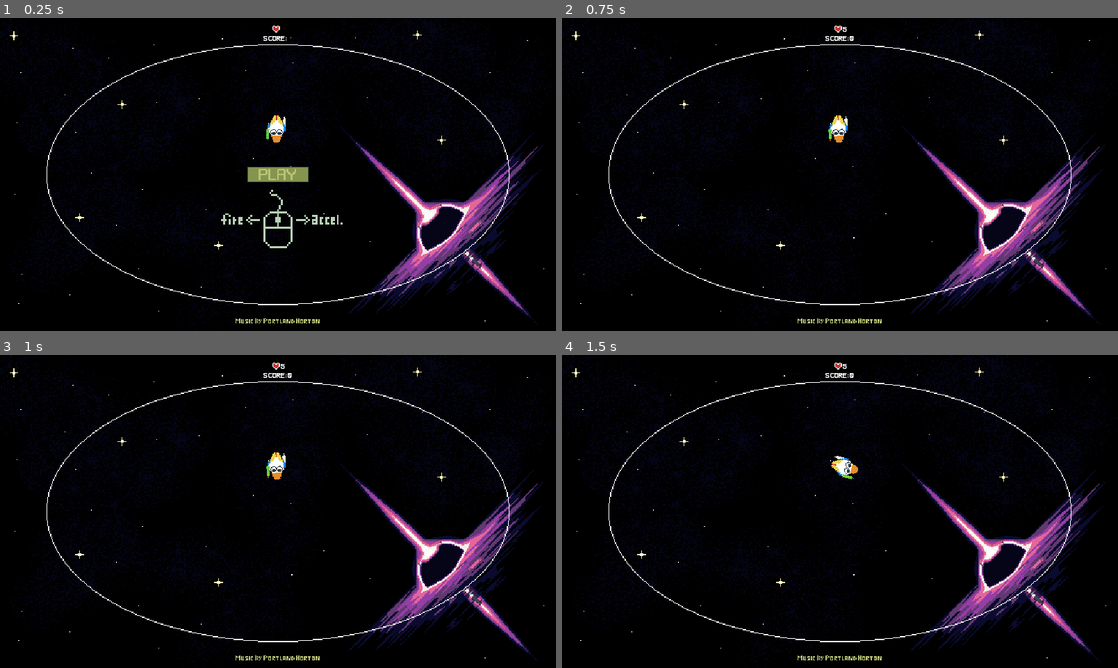
Above: before the commit, frames 1-4 (two rows, left to right).
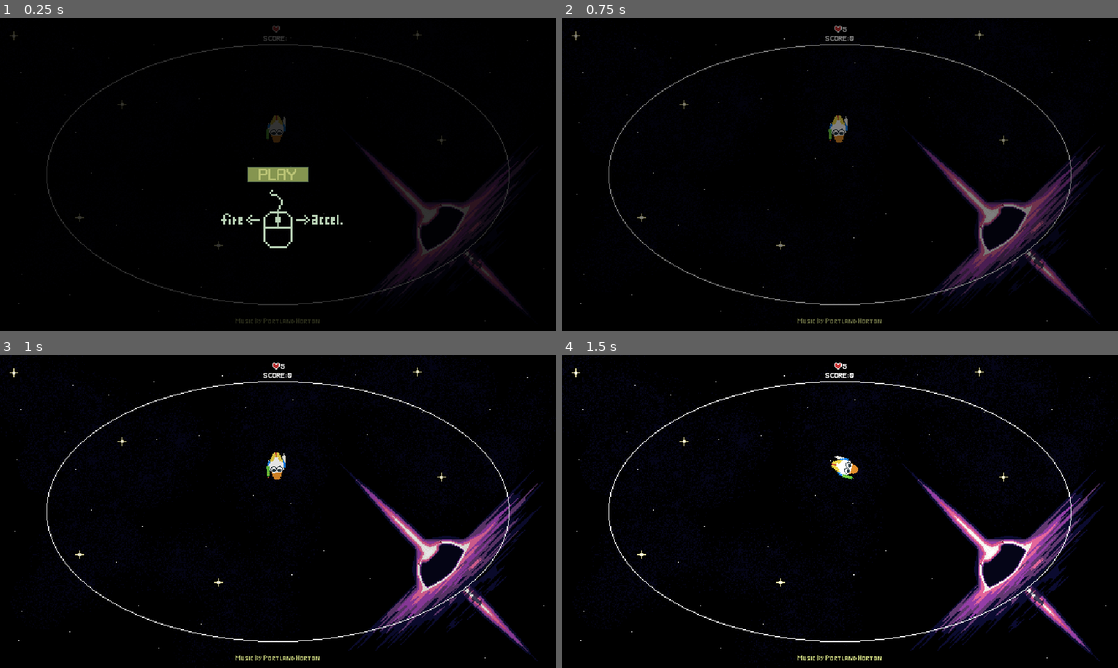
Above: after the commit, the same moments.

Repository: rocketCarlos/GalacticCrestedDuck
Game: Godot game, scene res://scenes/MainScene/main_scene.tscn
Same seed, same stepped clock (60 frames per second), same inputs: the game is played once before the commit and once after it. Sound files missing from this copy of the repository are replaced by a short silence.
Inputs (mouse positions are in pixels of both pictures, inside the frame that each line leads up to):
- Up to frame 1 (0.25 s): no input
- Up to frame 2 (0.75 s): click "Game over! Try again?" at 0.5 s
- Up to frame 3 (1 s): no input
- Up to frame 4 (1.5 s): move the mouse to (962, 495) at 1.27 s; hold Right mouse button (Accelerate) from 1.28 s (still down)

The runs differ from the first frame. In frame 1, 6.6% of the frame differs, in the area x 1-98%, y 2-98%; in frame 2, 6.6%; in frame 3, 1.2%; in frame 4, nothing differs.

Commit message:
improved general experience

Diff:
--- a/scenes/MainScene/main_scene.gd
+++ b/scenes/MainScene/main_scene.gd
@@ -16,6 +16,7 @@
 @onready var background_music = $BackgroundMusic
 @onready var play_sound = $PlayButton/PlaySound
 @onready var game_over_sfx = $GameOver
+@onready var black_cover = $ColorRect
 #endregion
 
 # packed scenes scenes
@@ -49,6 +50,10 @@
 	background_music.stop()
 	game_over_sfx.play()
 
+	# show the black rectangle
+	var tween = get_tree().create_tween()
+	tween.tween_property(black_cover, "color", Color(0, 0, 0, 0.8), 0.5)
+
 func _on_play_button_pressed() -> void:
 	# instantiate the spawn system
 	spawn_system = spawn_system_scene.instantiate()
@@ -63,6 +68,9 @@
 		mob.queue_free()
 	# tell everyone to restart
 	Globals.restart.emit()
+	# vanish the black rectangle
+	var tween = get_tree().create_tween()
+	tween.tween_property(black_cover, "color", Color(Color(0, 0, 0, 0)), 0.5)
 	# hide the play button
 	play_button.hide()
 	play_sound.play()
--- a/scenes/MainScene/main_scene.tscn
+++ b/scenes/MainScene/main_scene.tscn
@@ -38,8 +38,14 @@
 z_index = 1
 position = Vector2(572, 22)
 
+[node name="ColorRect" type="ColorRect" parent="."]
+z_index = 2
+offset_right = 1152.0
+offset_bottom = 648.0
+color = Color(0, 0, 0, 0.8)
+
 [node name="PlayButton" type="TextureButton" parent="."]
-z_index = 1
+z_index = 5
 texture_filter = 3
 anchors_preset = 8
 anchor_left = 0.5
--- a/scenes/SpawnSystem/spawn_system.gd
+++ b/scenes/SpawnSystem/spawn_system.gd
@@ -38,14 +38,14 @@
 	{"ACTION": "wait", "TIME": 4},
 	{"ACTION": "spawn", "INTERVAL": 4, "GROUP": 4, "TIMES": 5},
 	{"ACTION": "wait", "TIME": 5},
-	{"ACTION": "spawn", "INTERVAL": 0.75, "GROUP": 1, "TIMES": 40},
+	{"ACTION": "spawn", "INTERVAL": 0.75, "GROUP": 1, "TIMES": 90},
 	{"ACTION": "wait", "TIME": 0.75},
 	{"ACTION": "spawn", "INTERVAL": 0.60, "GROUP": 1, "TIMES": 10000},
 ]
 
 
 var ufos = [
-	{"ACTION": "wait", "TIME": 110},
+	{"ACTION": "wait", "TIME": 90},
 	{"ACTION": "spawn", "INTERVAL": 10, "GROUP": 1, "TIMES": 5},
 	{"ACTION": "wait", "TIME": 10},
 	{"ACTION": "spawn", "INTERVAL": 5, "GROUP": 1, "TIMES": 5},
--- a/scenes/Ufo/ufo.gd
+++ b/scenes/Ufo/ufo.gd
@@ -25,6 +25,7 @@
 var laser
 
 const ROTATION_OFFSET = -45.0
+const WANDERING_TIME = 3.5
 # laser beam loading time
 const LOADING_TIME = 5.0
 # laser beam locking time
@@ -131,9 +132,9 @@
 		var direction = (wandering_target - global_position).normalized()
 		rotation_degrees = (Vector2(0.0, -1.0).angle_to(direction)*180.0/PI) + ROTATION_OFFSET
 		var position_tweener = get_tree().create_tween()
-		position_tweener.tween_property(self, "position", wandering_target, LOADING_TIME).set_trans(Tween.TRANS_SINE)
+		position_tweener.tween_property(self, "position", wandering_target, WANDERING_TIME).set_trans(Tween.TRANS_SINE)
 
-		behaviour_timer.start(LOADING_TIME)
+		behaviour_timer.start(WANDERING_TIME)
 #endregion
 
 #region signal functions
Binary file added: assets/aseprite_files/cover.aseprite
Binary file added: assets/sprites/cover.png
Not shown, changed: export_presets.cfg
Not shown, added: exports/HtmlBuild/index.apple-touch-icon.png.import
Not shown, added: exports/HtmlBuild/index.icon.png.import
Not shown, added: exports/HtmlBuild/index.png.import
Not shown, added: exports/HtmlBuild.zip
Not shown, added: exports/HtmlBuild/index.apple-touch-icon.png
Not shown, added: exports/HtmlBuild/index.audio.worklet.js
Not shown, added: exports/HtmlBuild/index.html
Not shown, added: exports/HtmlBuild/index.icon.png
Not shown, added: exports/HtmlBuild/index.js
(and 5 more such lines)
